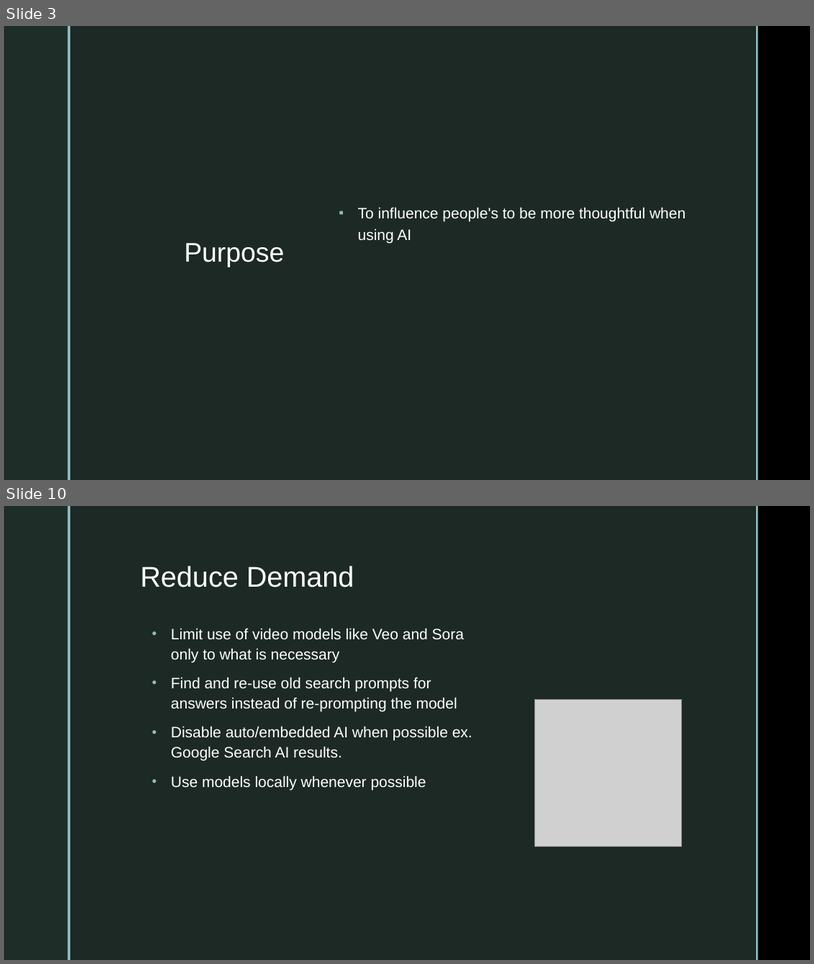
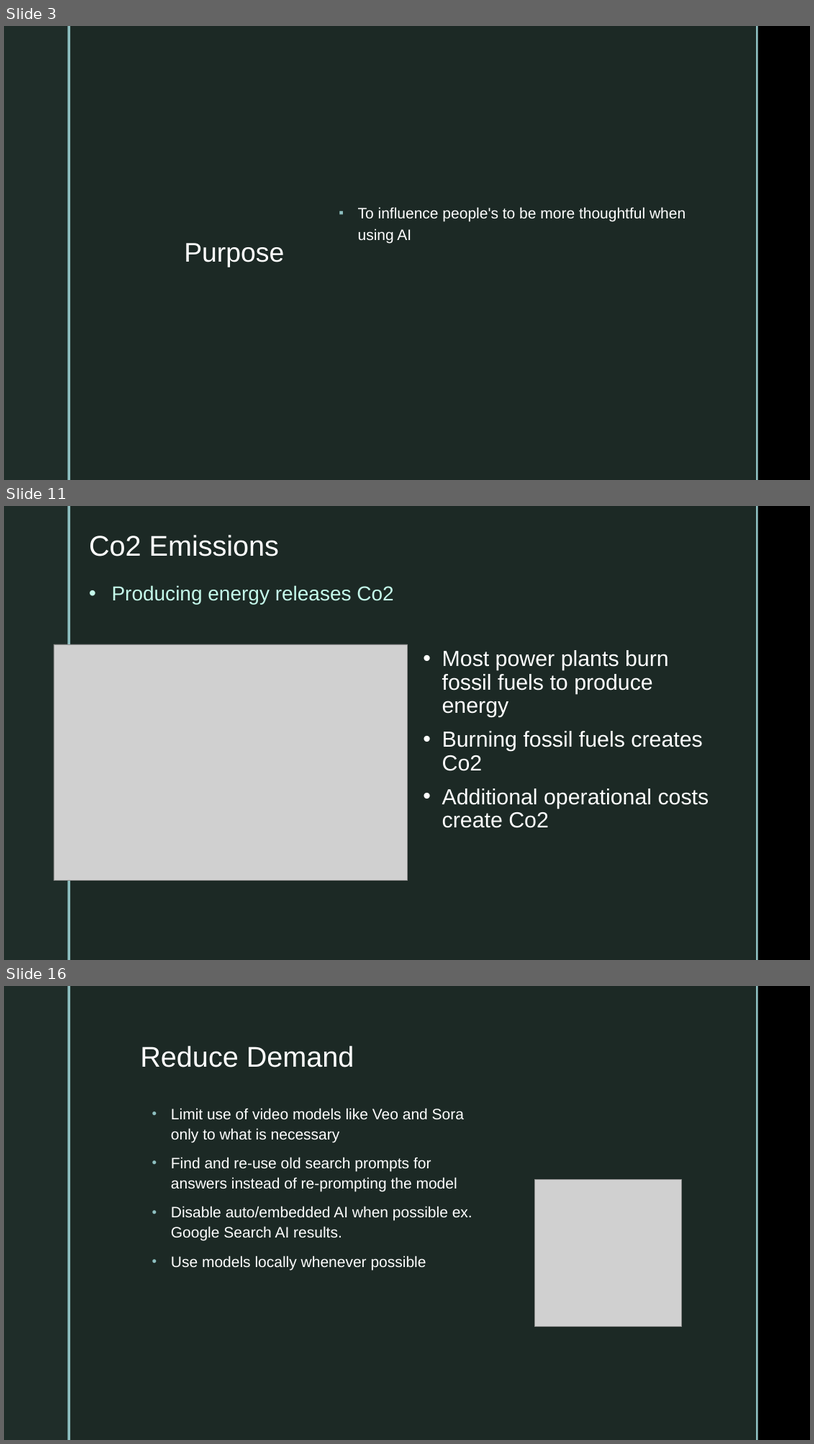
Before and after one commit to FelipeRestrepo101/ResponsibleAI, a slide deck: Presentations/ResponsibleAIPresentationV2.pptx. Shown one above the other, each under a label of ours: slides 3 and 10 before the commit, slides 3, 11 and 16 after it; the slides between them are not shown. The pictures are 814x964 and 814x1444 pixels, drawn with LibreOffice and Linux fonts; fonts in the diff are those of the drawing; grey boxes stand for pictures; background and template pictures are left out. Boxes give left, top, right and bottom in pixels: in the first picture for what was removed or moved away, otherwise in the second. Text is boxed around its words. In the diff, an @@ line names an element or a change of style, - is before the commit and + after.

```diff
--- a/Presentations/ResponsibleAIPresentationV2.pptx
+++ b/Presentations/ResponsibleAIPresentationV2.pptx
@@ slide 11 added at box(4, 506, 810, 960), background picture (left out); not listed: 4 template elements that a slide beside it also shows @@
@@ text added at box(89, 535, 279, 556), 34 pt, text #FFFFFF @@
+Co2 Emissions
@@ text added at box(112, 585, 394, 605), 24 pt, text #C5FAEB @@
+• Producing energy releases Co2
@@ picture added at box(54, 644, 407, 880) @@
@@ text added at box(442, 650, 710, 828), 26 pt, text #FFFFFF @@
+• Most power plants burn fossil fuels to produce energy
+• Burning fossil fuels creates Co2
+• Additional operational costs create Co2
@@ what was slide 10 is now slide 16 @@
```
Also in this commit, not shown: 9 slides changed, 8 other slides added, 4 slides removed, 9 other files.
